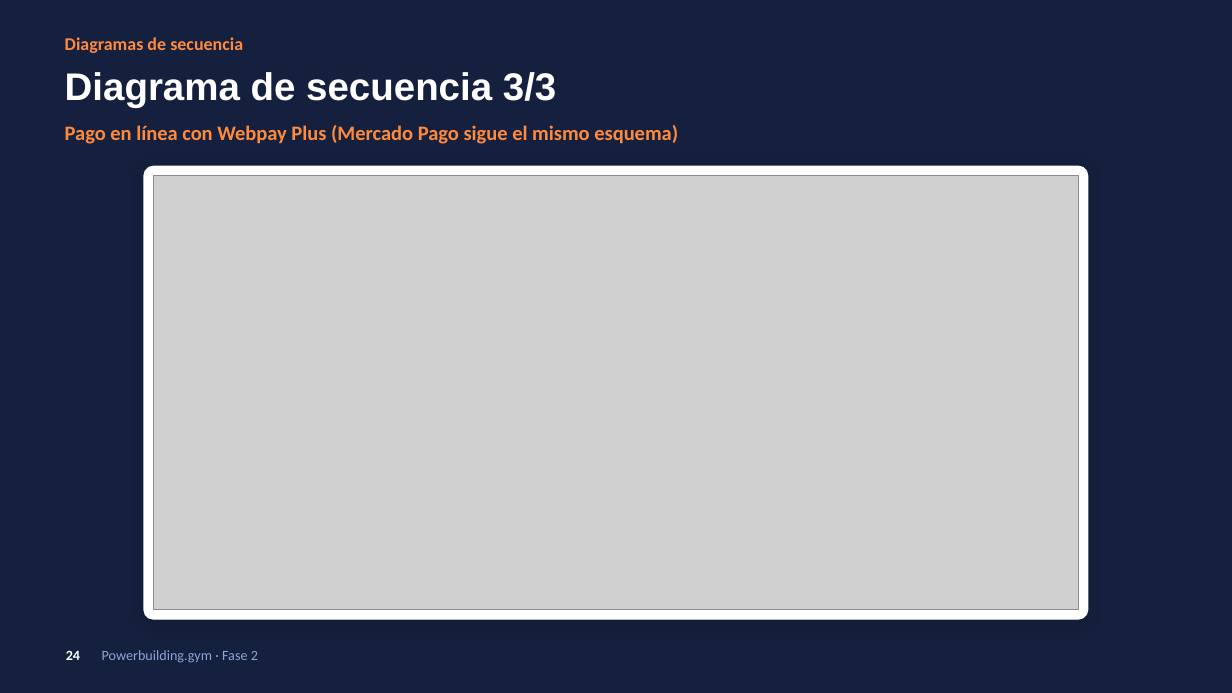
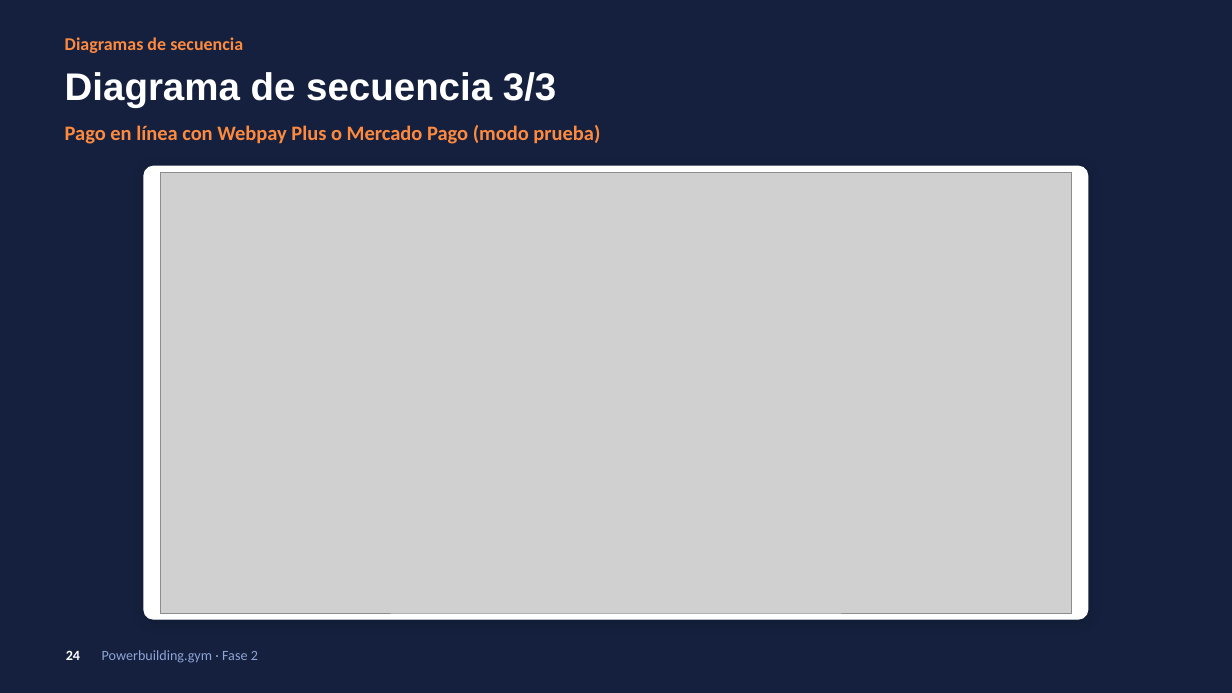
Before and after one commit to zalak3t/Powerbuilding.gym, a slide deck: slide 24 of FASE-2/Documentacion Asignatura PTY4614/Powerbuilding_gym_Presentacion_Fase_2 (1).pptx. Drawn at 1232x693 pixels with LibreOffice and Linux fonts; fonts in the diff are those of the drawing; grey boxes stand for pictures; background and template pictures are left out. Boxes give left, top, right and bottom in pixels: in the first picture for what was removed or moved away, otherwise in the second. Text is boxed around its words. In the diff, an @@ line names an element or a change of style, - is before the commit and + after.

```diff
--- a/FASE-2/Documentacion Asignatura PTY4614/Powerbuilding_gym_Presentacion_Fase_2 (1).pptx
+++ b/FASE-2/Documentacion Asignatura PTY4614/Powerbuilding_gym_Presentacion_Fase_2 (1).pptx
@@ text at [65,125,600,144]: text changed @@
-Pago en línea con Webpay Plus (Mercado Pago sigue el mismo esquema)
+Pago en línea con Webpay Plus o Mercado Pago (modo prueba)
@@ picture: place and size @@
-picture at [153,176,1079,610]
+picture at [160,173,1072,614]
```
